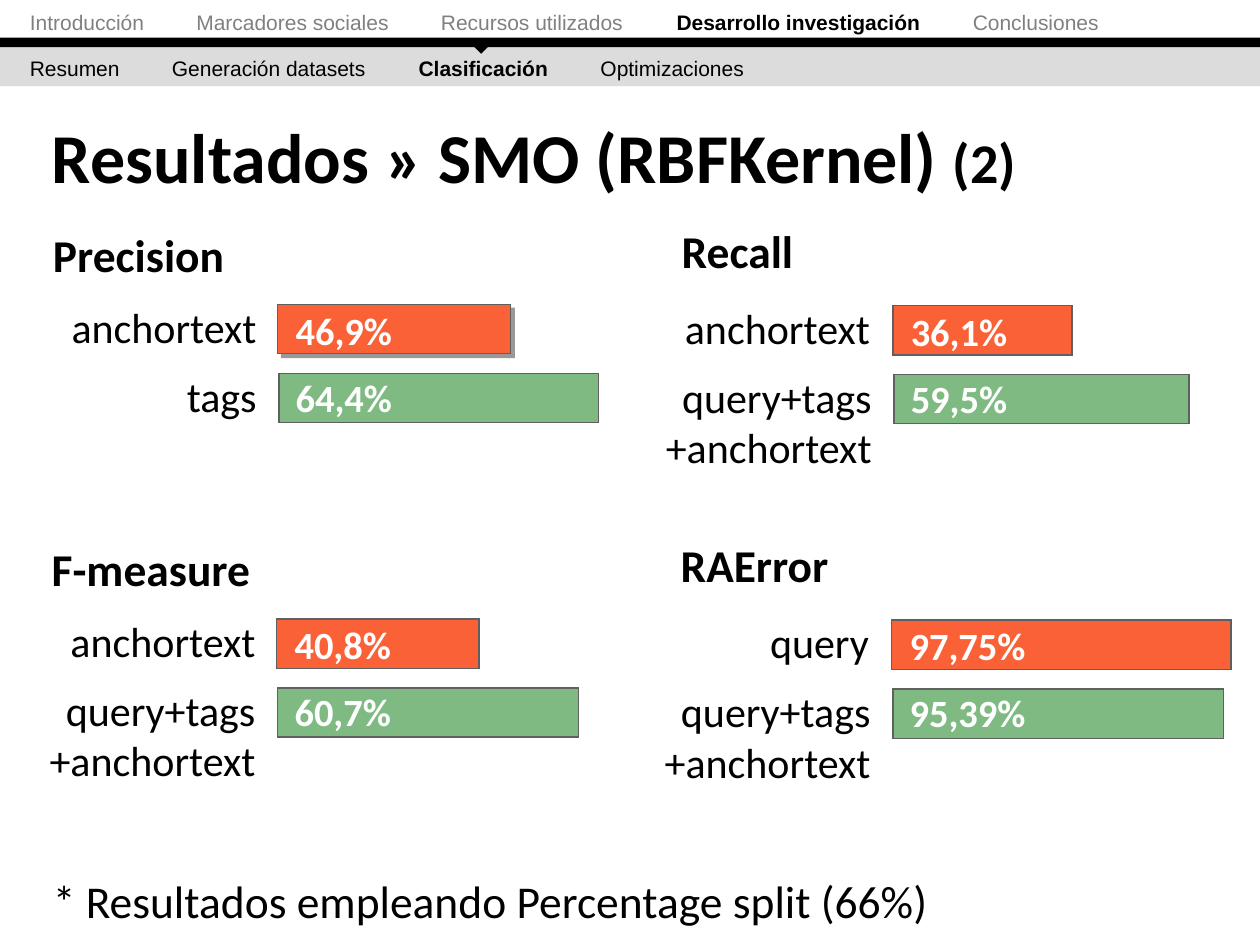
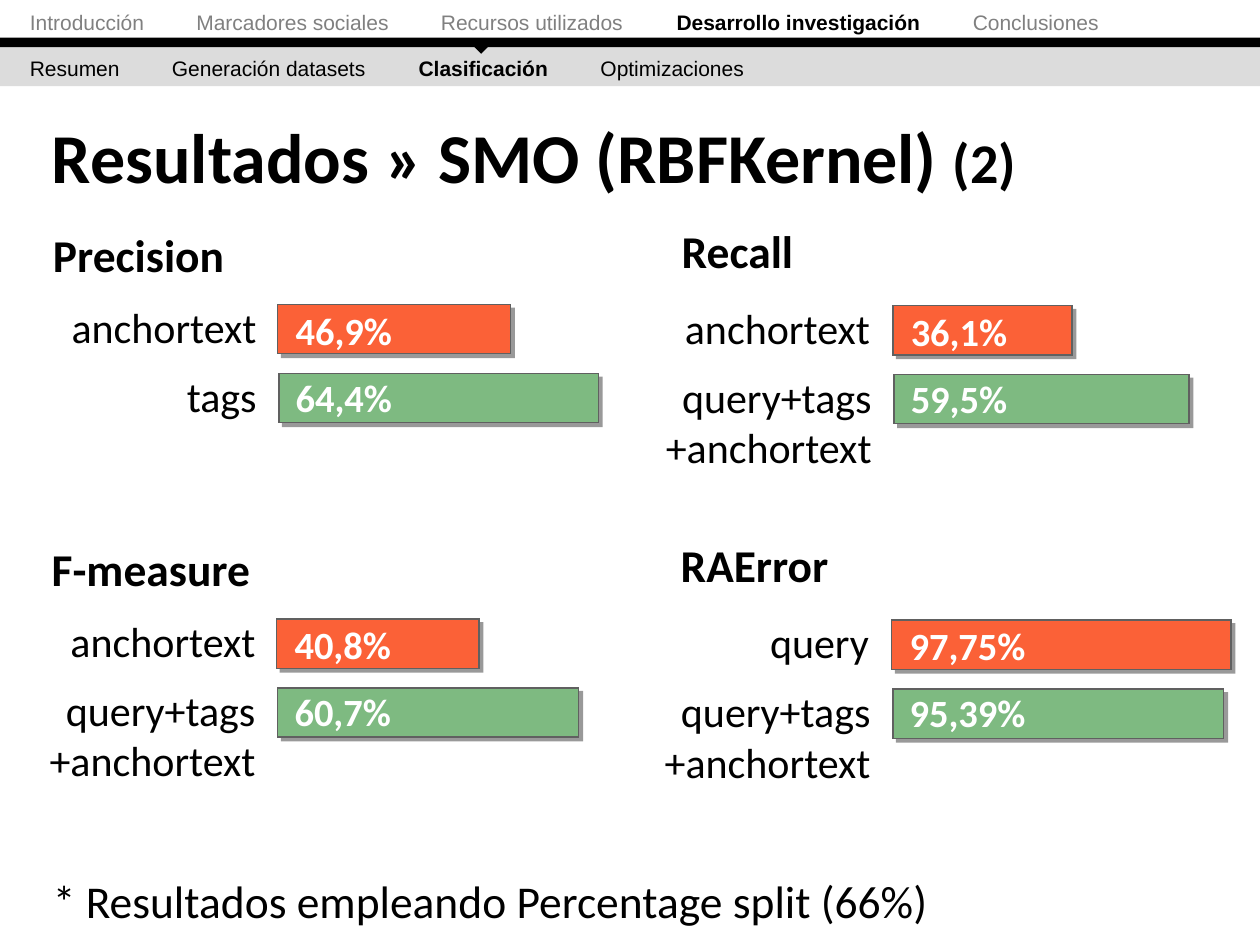
Before and after one commit to ak907kenai/nicotournetesis, a slide deck: slide 48 of docs_trunk/Presentación/Nicolás Tourné - Presentación Tesis (v2.2).ppt. Drawn at 1260x945 pixels with LibreOffice and Linux fonts; fonts in the diff are those of the drawing. Boxes give left, top, right and bottom in pixels: in the first picture for what was removed or moved away, otherwise in the second. Text is boxed around its words. In the diff, an @@ line names an element or a change of style, - is before the commit and + after.

```diff
--- a/docs_trunk/Presentación/Nicolás Tourné - Presentación Tesis (v2.2).ppt
+++ b/docs_trunk/Presentación/Nicolás Tourné - Presentación Tesis (v2.2).ppt
@@ shadow on in 7 elements at <box>278,374,598,423</box>, <box>893,306,1072,355</box>, <box>895,374,1189,423</box>, <box>277,619,480,668</box>, <box>277,688,578,737</box>, <box>892,620,1231,669</box>, <box>893,689,1225,738</box> @@
```
Also in this commit, not shown: 6 other slides changed.
